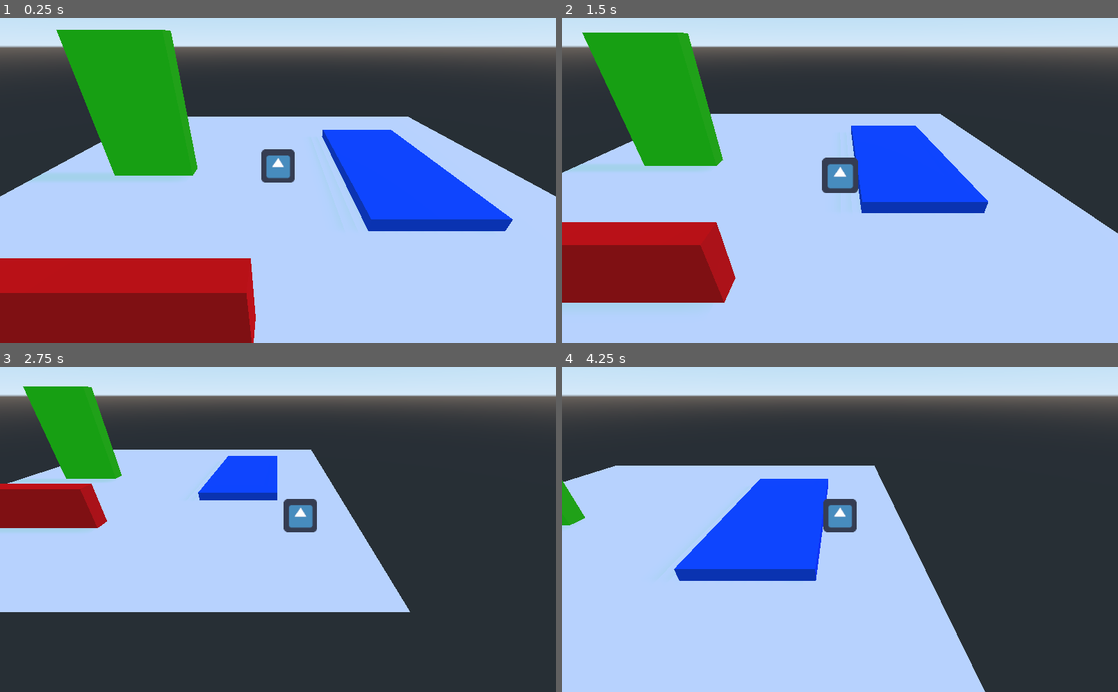
Above: before the commit, frames 1-4 (two rows, left to right).
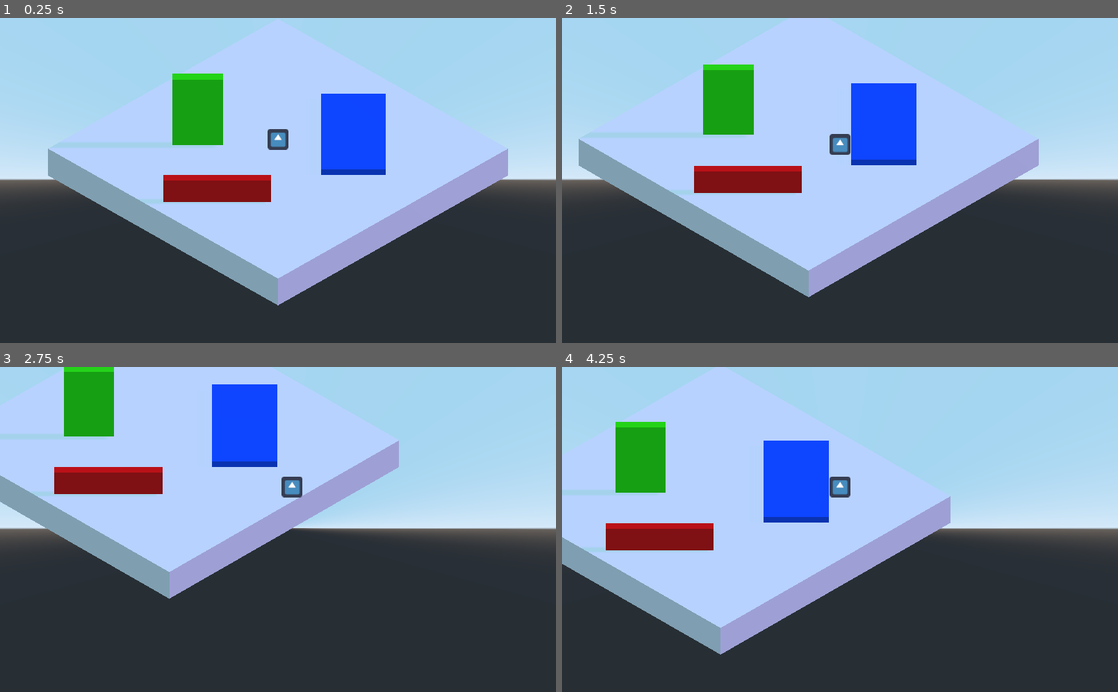
Above: after the commit, the same moments.

Repository: kumabotz/godot-iso-vs-perspective
Game: Godot game, scene res://Orthogonal.tscn
The game is run twice, just before and just after one commit, with the same random seed, the same clock (stepped at 60 frames per second) and the same inputs. Before the commit the project starts from res://Perspective.tscn. The engine's default icon, where the game draws it, is replaced by a stand-in: a white triangle on a blue panel in a dark square.
Inputs:
- Up to frame 1 (0.25 s): no input
- Up to frame 2 (1.5 s): hold D (right) 0.53-1.28 s; hold S (back) from 1.28 s (still down)
- Up to frame 3 (2.75 s): release S (back) at 2.03 s; hold D (right) from 2.03 s (still down)
- Up to frame 4 (4.25 s): release D (right) at 2.78 s; hold W (forward) 2.78-3.53 s; hold A (left) from 3.53 s (still down)

The runs differ from the first frame. In frame 1, 86% of the frame differs, in the area x 0-100%, y 0-100%; in frame 2, 86%; in frame 3, 57%; in frame 4, 73%.

Commit message:
Octogonal view by default, with isometric view

Diff:
--- a/Orthogonal.tscn
+++ b/Orthogonal.tscn
@@ -1,13 +1,11 @@
-[gd_scene load_steps=12 format=2]
+[gd_scene load_steps=11 format=2]
 
 [ext_resource path="res://icon.png" type="Texture" id=1]
 [ext_resource path="res://Character.gd" type="Script" id=2]
 
-[sub_resource type="PlaneMesh" id=1]
+[sub_resource type="BoxShape" id=14]
 
-[sub_resource type="BoxShape" id=5]
-
-[sub_resource type="BoxShape" id=14]
+[sub_resource type="BoxShape" id=15]
 
 [sub_resource type="SpatialMaterial" id=8]
 albedo_color = Color( 0, 0.321569, 1, 1 )
@@ -40,17 +38,6 @@
 speed = 8.0
 enabled = true
 
-[node name="PlaneTexture" type="MeshInstance" parent="."]
-transform = Transform( 5, 0, 0, 0, 1, 0, 0, 0, 5, 0, 0, 0 )
-mesh = SubResource( 1 )
-material/0 = null
-
-[node name="StaticBody" type="StaticBody" parent="PlaneTexture"]
-
-[node name="CollisionShape" type="CollisionShape" parent="PlaneTexture/StaticBody"]
-transform = Transform( 1, 0, 0, 0, 1, 0, 0, 0, 1, 0, -1, 0 )
-shape = SubResource( 5 )
-
 [node name="Character" type="KinematicBody" parent="."]
 transform = Transform( 1, 0, 0, 0, 1, 0, 0, 0, 1, 0, 0.5, 0 )
 script = ExtResource( 2 )
@@ -60,36 +47,46 @@
 texture = ExtResource( 1 )
 
 [node name="CamPos" type="Position3D" parent="Character"]
-transform = Transform( 1, 0, 0, 0, 0.866025, 0.5, 0, -0.5, 0.866025, 0, 3.5, 7 )
+transform = Transform( 1, 0, 0, 0, 0.819152, 0.573576, 0, -0.573576, 0.819152, 0, 4, 8 )
 
 [node name="CollisionShape" type="CollisionShape" parent="Character"]
 transform = Transform( 0.35, 0, 0, 0, 0.35, 0, 0, 0, 0.2, 0, 0, 0 )
 shape = SubResource( 14 )
 
-[node name="BlueBox" type="CSGBox" parent="."]
+[node name="Node" type="Node" parent="."]
+
+[node name="Plane" type="CSGBox" parent="Node"]
+transform = Transform( 3.53553, 0, 3.53553, 0, 0.5, 0, -3.53553, 0, 3.53553, 0, -0.5, 0 )
+
+[node name="StaticBody" type="StaticBody" parent="Node/Plane"]
+
+[node name="CollisionShape" type="CollisionShape" parent="Node/Plane/StaticBody"]
+shape = SubResource( 15 )
+
+[node name="BlueBox" type="CSGBox" parent="Node"]
 transform = Transform( 1, 0, 0, 0, 0.132625, 0, 0, 0, 2.05673, 2.3202, 0.0866261, -0.623496 )
 material_override = SubResource( 8 )
 
-[node name="StaticBody" type="StaticBody" parent="BlueBox"]
+[node name="StaticBody" type="StaticBody" parent="Node/BlueBox"]
 
-[node name="CollisionShape" type="CollisionShape" parent="BlueBox/StaticBody"]
+[node name="CollisionShape" type="CollisionShape" parent="Node/BlueBox/StaticBody"]
 shape = SubResource( 11 )
 
-[node name="GreenBox" type="CSGBox" parent="."]
+[node name="GreenBox" type="CSGBox" parent="Node"]
 transform = Transform( 0.773606, 0, 0, 0, 2.85462, 0, 0, 0, 0.159743, -2.46424, 1.33426, -0.198046 )
 height = 0.852807
 material = SubResource( 12 )
 
-[node name="StaticBody" type="StaticBody" parent="GreenBox"]
+[node name="StaticBody" type="StaticBody" parent="Node/GreenBox"]
 
-[node name="CollisionShape" type="CollisionShape" parent="GreenBox/StaticBody"]
+[node name="CollisionShape" type="CollisionShape" parent="Node/GreenBox/StaticBody"]
 shape = SubResource( 13 )
 
-[node name="RedBox" type="CSGBox" parent="."]
+[node name="RedBox" type="CSGBox" parent="Node"]
 transform = Transform( 1.65731, 0, 0, 0, 0.405411, 0, 0, 0, 0.147388, -1.87132, 0.487059, 2.87223 )
 material = SubResource( 10 )
 
-[node name="StaticBody" type="StaticBody" parent="RedBox"]
+[node name="StaticBody" type="StaticBody" parent="Node/RedBox"]
 
-[node name="CollisionShape" type="CollisionShape" parent="RedBox/StaticBody"]
+[node name="CollisionShape" type="CollisionShape" parent="Node/RedBox/StaticBody"]
 shape = SubResource( 6 )
--- a/project.godot
+++ b/project.godot
@@ -11,7 +11,7 @@
 [application]
 
 config/name="noname"
-run/main_scene="res://Perspective.tscn"
+run/main_scene="res://Orthogonal.tscn"
 config/icon="res://icon.png"
 
 [input]
